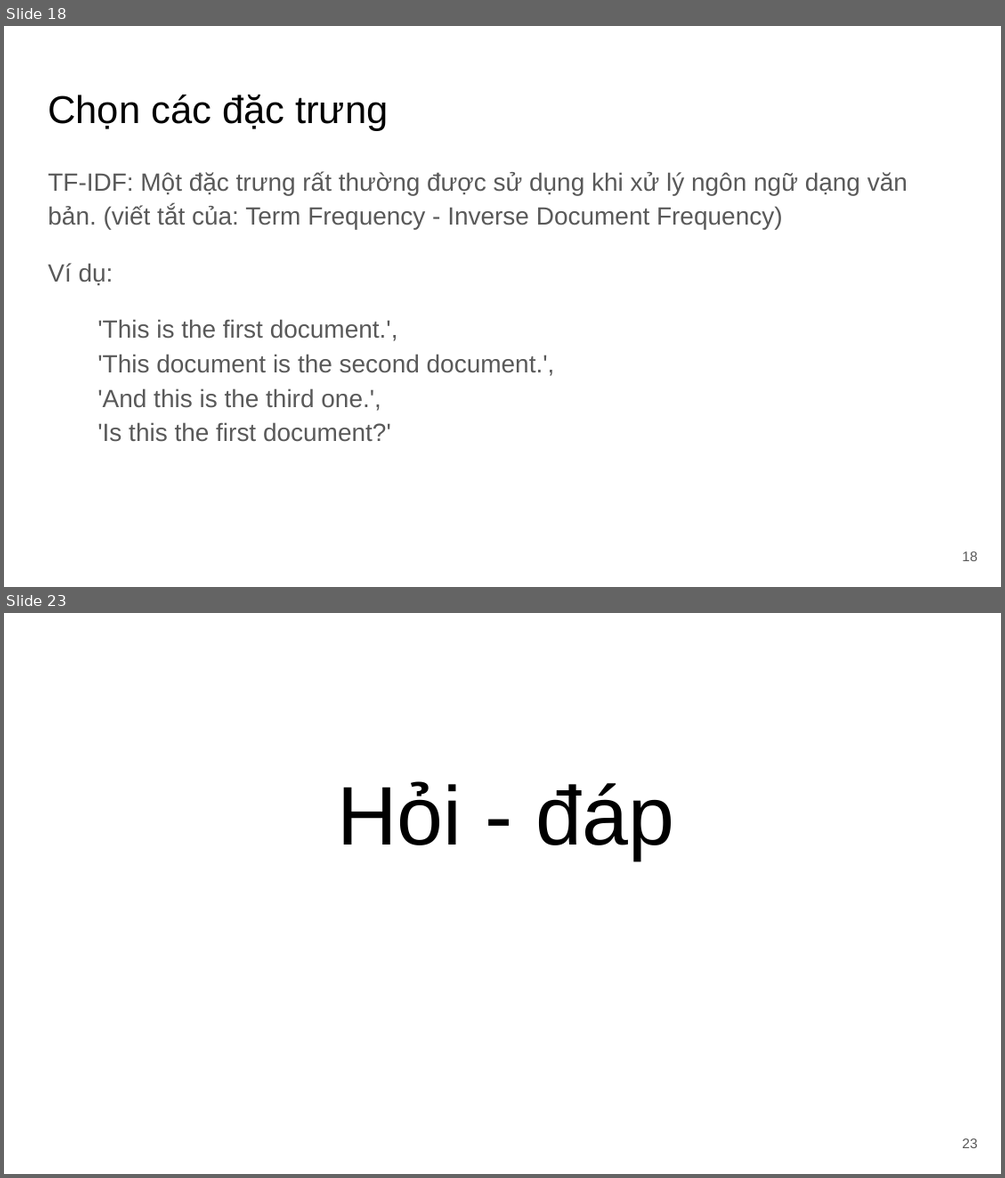
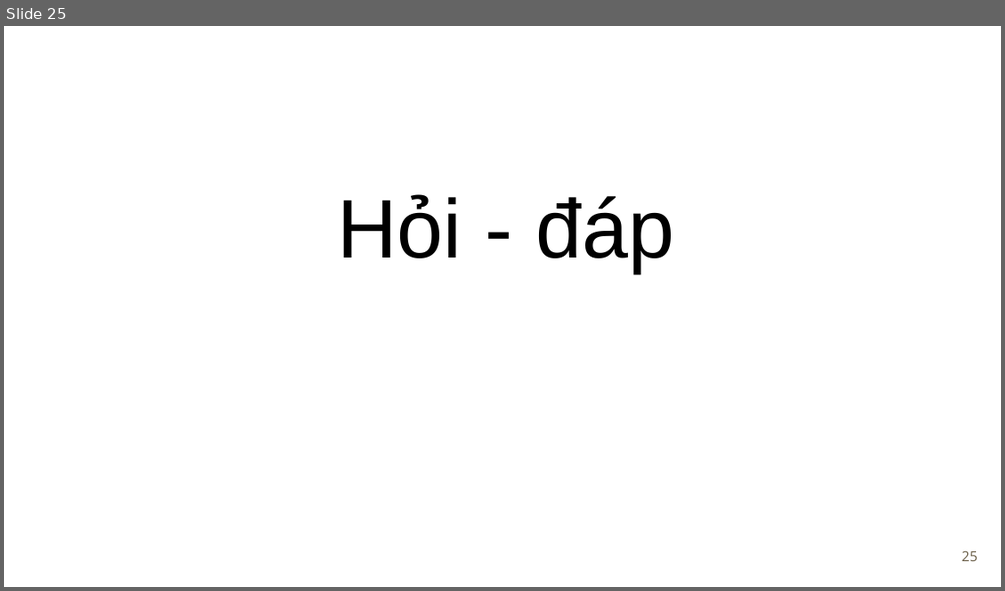
Before and after one commit to tuandoan998/DS_Final_Project, a slide deck: misc/docs/slide.pptx. Shown one above the other, each under a label of ours: slides 18 and 23 before the commit, slide 25 after it; the slides between them are not shown. The pictures are 1005x1178 and 1005x591 pixels, drawn with LibreOffice and Linux fonts; fonts in the diff are those of the drawing. Boxes give left, top, right and bottom in pixels: in the first picture for what was removed or moved away, otherwise in the second. Text is boxed around its words. In the diff, an @@ line names an element or a change of style, - is before the commit and + after.

```diff
--- a/misc/docs/slide.pptx
+++ b/misc/docs/slide.pptx
@@ slide 18 removed at [4, 26, 1001, 587], background #FFFFFF @@
@@ title removed at [48, 95, 388, 131] @@
-Chọn các đặc trưng
@@ text removed at [48, 171, 907, 442] @@
-TF-IDF: Một đặc trưng rất thường được sử dụng khi xử lý ngôn ngữ dạng văn bản. (viết tắt của: Term Frequency - Inverse Document Frequency)
-Ví dụ:
-'This is the first document.',
-'This document is the second document.',
-'And this is the third one.',
-'Is this the first document?'
@@ page number removed at [962, 551, 977, 561] @@
-18
@@ what was slide 23 is now slide 25 @@
@@ page number at [962, 550, 978, 561]: text changed; font Arial to Open Sans; text colour #595959 to #695D46 @@
-23
+25
```
Also in this commit, not shown: 17 slides changed, 4 slides added, 1 other slide removed, 2 other files.
